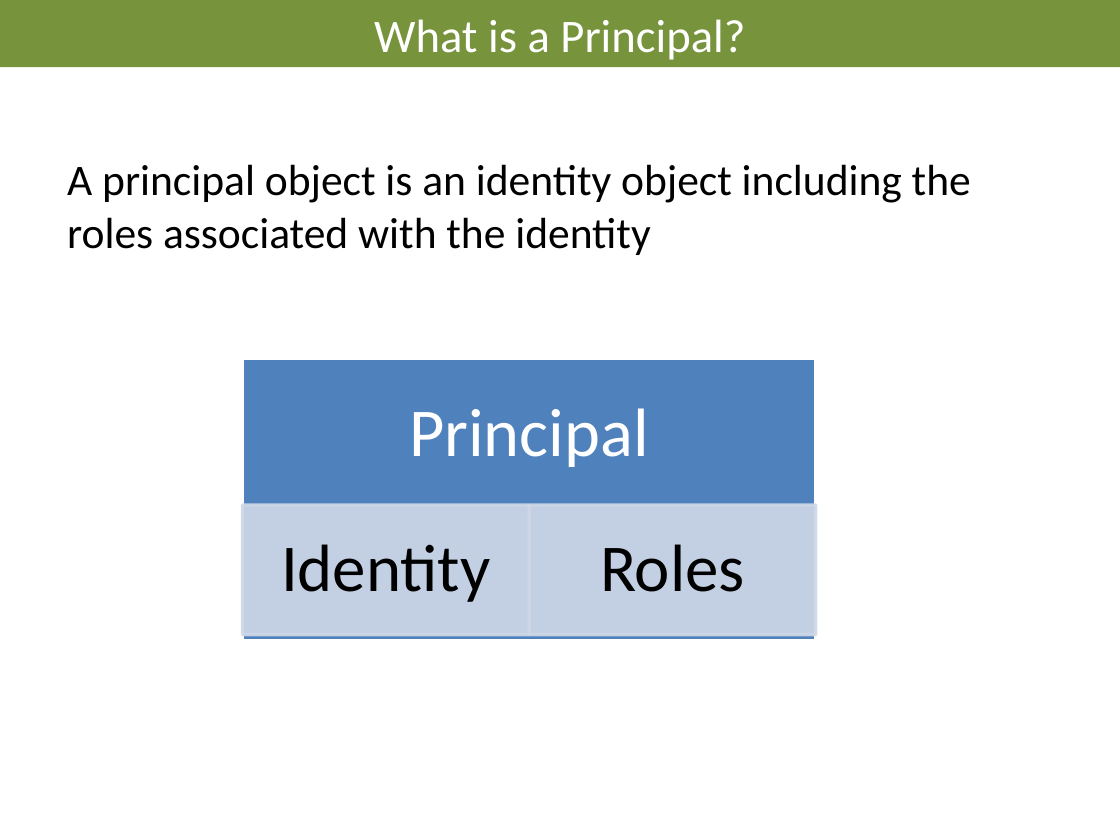
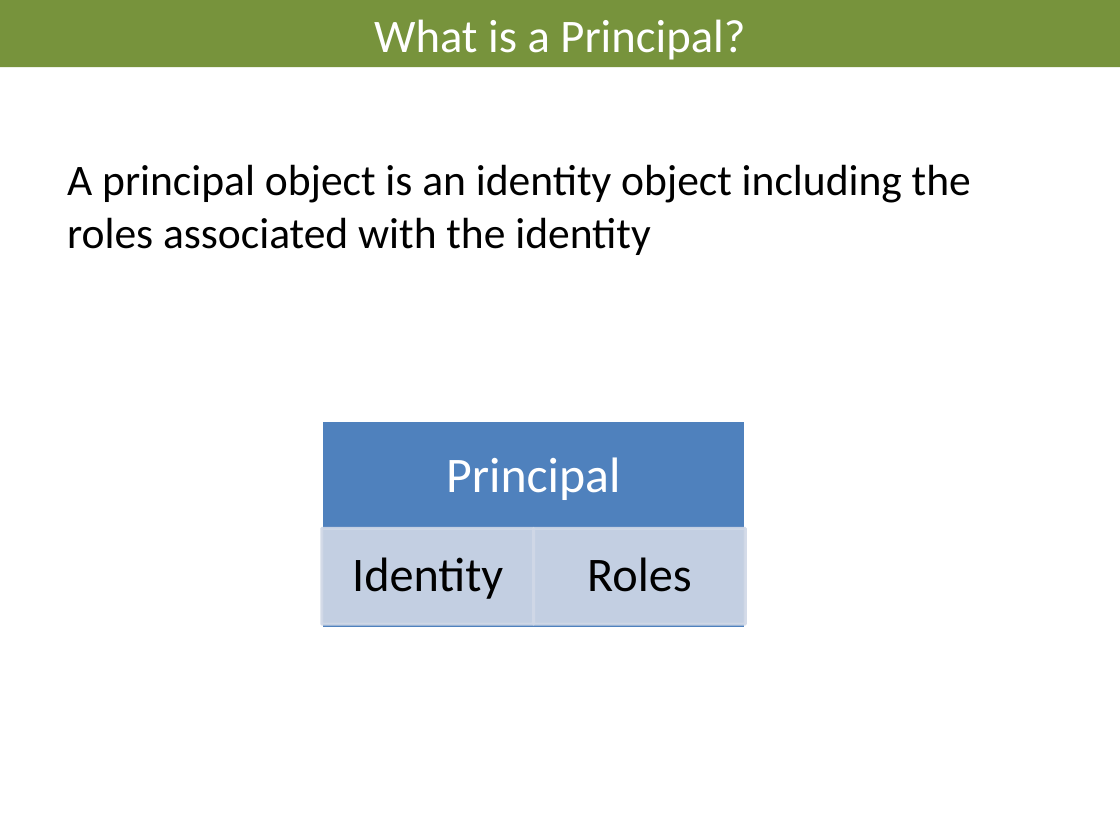
Before and after one commit to AndreasElffors/IdentityTemplate, a slide deck: slide 24 of Documents/Identity-Theory.pptx (slide 14 before the commit). Drawn at 1120x840 pixels with LibreOffice and Linux fonts; fonts in the diff are those of the drawing; background and template pictures are left out. Boxes give left, top, right and bottom in pixels: in the first picture for what was removed or moved away, otherwise in the second. Text is boxed around its words. In the diff, an @@ line names an element or a change of style, - is before the commit and + after.

```diff
--- a/Documents/Identity-Theory.pptx
+++ b/Documents/Identity-Theory.pptx
@@ text "Principal": place and size @@
-text "Principal" at bbox=[409, 408, 649, 467]
+text "Principal" at bbox=[446, 457, 620, 500]
@@ text "Principal" at bbox=[446, 457, 620, 500]: size 44 to 32 pt; less space between paragraphs @@
@@ rectangle: place and size @@
-rectangle at bbox=[243, 358, 816, 641]
+rectangle at bbox=[321, 420, 745, 628]
@@ text "Identity" at bbox=[352, 557, 503, 599]: size 43 to 31 pt; less space between paragraphs @@
@@ text "Identity": place and size @@
-text "Identity" at bbox=[281, 544, 490, 602]
+text "Identity" at bbox=[352, 557, 503, 599]
@@ rectangle: place and size @@
-rectangle at bbox=[243, 505, 530, 635]
+rectangle at bbox=[321, 529, 533, 625]
@@ text "Roles": place and size @@
-text "Roles" at bbox=[600, 544, 745, 592]
+text "Roles" at bbox=[587, 557, 691, 592]
@@ text "Roles" at bbox=[587, 557, 691, 592]: size 43 to 31 pt; less space between paragraphs @@
@@ rectangle: place and size @@
-rectangle at bbox=[529, 505, 815, 635]
+rectangle at bbox=[533, 529, 745, 625]
```
Also in this commit, not shown: 12 other slides changed, 11 slides added, 1 slide removed, 1 other file.
